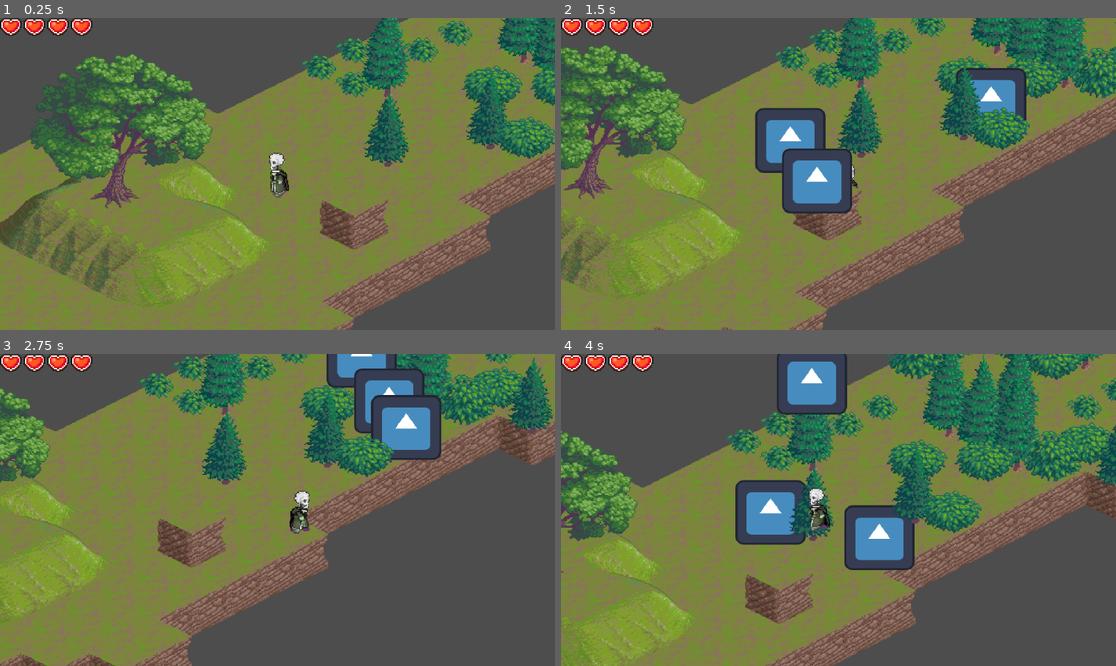
Above: before the commit, frames 1-4 (two rows, left to right).
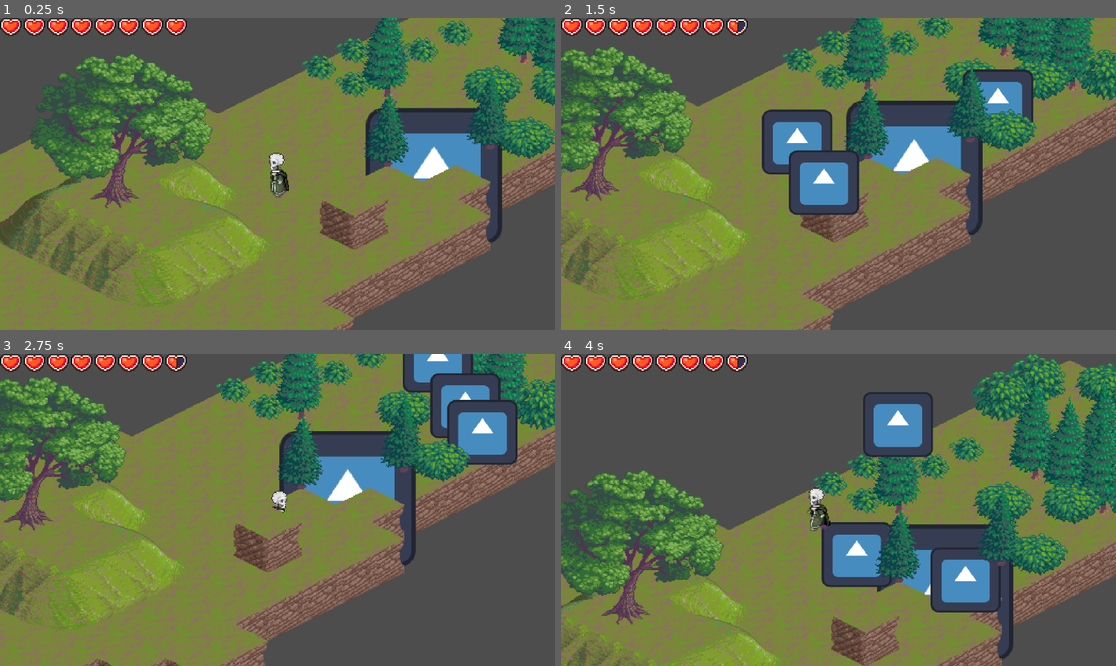
Above: after the commit, the same moments.

Repository: XMNNguyen/ECS179
Game: Godot game, scene res://Scenes/world.tscn
The game is run twice, just before and just after one commit, with the same random seed, the same clock (stepped at 60 frames per second) and the same inputs. The engine's default icon, where the game draws it, is replaced by a stand-in: a white triangle on a blue panel in a dark square.
Inputs:
- Up to frame 1 (0.25 s): no input
- Up to frame 2 (1.5 s): tap Enter at 0.5 s; hold D (right) 0.53-1.28 s; hold S (down) from 1.28 s (still down)
- Up to frame 3 (2.75 s): release S (down) at 2.03 s; hold D (right) from 2.03 s (still down)
- Up to frame 4 (4 s): release D (right) at 2.78 s; hold W (up) 2.78-3.53 s; hold A (left) from 3.53 s (still down)

The runs differ from the first frame. In frame 1, 4.7% of the frame differs, in the area x 17-91%, y 0-73%; in frame 2, 35%; in frame 3, 56%; in frame 4, 65%, in the area x 0-100%, y 0-100%.

Commit message:
finished health ui script and graphics

Diff:
--- a/ecs179_project/Scenes/Heart_Ui.tscn
+++ b/ecs179_project/Scenes/Heart_Ui.tscn
@@ -1,5 +1,6 @@
-[gd_scene load_steps=2 format=3 uid="uid://bwr40pn1tsioi"]
+[gd_scene load_steps=3 format=3 uid="uid://bwr40pn1tsioi"]
 
+[ext_resource type="Script" path="res://Scripts/heart_ui.gd" id="1_07amd"]
 [ext_resource type="Texture2D" uid="uid://cxuyo42ogs2qt" path="res://Assets/heart.png" id="1_aiy75"]
 
 [node name="Panel" type="Panel"]
@@ -7,6 +8,7 @@
 custom_minimum_size = Vector2(45, 38)
 offset_right = 45.0
 offset_bottom = 38.0
+script = ExtResource("1_07amd")
 
 [node name="Sprite2D" type="Sprite2D" parent="."]
 position = Vector2(0, -5)
--- a/ecs179_project/Scenes/hearts.tscn
+++ b/ecs179_project/Scenes/hearts.tscn
@@ -1,19 +1,6 @@
 [gd_scene load_steps=2 format=3 uid="uid://c2ay5rxk3o4ts"]
 
-[ext_resource type="PackedScene" uid="uid://bwr40pn1tsioi" path="res://Scenes/Heart_Ui.tscn" id="1_yr7ol"]
+[ext_resource type="Script" path="res://Scripts/hearts.gd" id="1_cg11p"]
 
 [node name="Hearts" type="HBoxContainer"]
-offset_right = 40.0
-offset_bottom = 40.0
-
-[node name="Panel" parent="." instance=ExtResource("1_yr7ol")]
-layout_mode = 2
-
-[node name="Panel2" parent="." instance=ExtResource("1_yr7ol")]
-layout_mode = 2
-
-[node name="Panel3" parent="." instance=ExtResource("1_yr7ol")]
-layout_mode = 2
-
-[node name="Panel4" parent="." instance=ExtResource("1_yr7ol")]
-layout_mode = 2
+script = ExtResource("1_cg11p")
--- /dev/null
+++ b/ecs179_project/Scenes/test_enemy.tscn
@@ -0,0 +1,23 @@
+[gd_scene load_steps=4 format=3 uid="uid://4m1d73i53aab"]
+
+[ext_resource type="Texture2D" uid="uid://crt0h1217ngnp" path="res://icon.svg" id="1_75mwb"]
+
+[sub_resource type="RectangleShape2D" id="RectangleShape2D_48va6"]
+size = Vector2(120, 120)
+
+[sub_resource type="RectangleShape2D" id="RectangleShape2D_hsf1n"]
+size = Vector2(121, 124)
+
+[node name="Test_enemy" type="CharacterBody2D"]
+
+[node name="hitBox" type="Area2D" parent="."]
+
+[node name="CollisionShape2D" type="CollisionShape2D" parent="hitBox"]
+shape = SubResource("RectangleShape2D_48va6")
+
+[node name="Sprite2D" type="Sprite2D" parent="."]
+texture = ExtResource("1_75mwb")
+
+[node name="CollisionShape2D" type="CollisionShape2D" parent="."]
+position = Vector2(0.5, 0)
+shape = SubResource("RectangleShape2D_hsf1n")
--- a/ecs179_project/Scenes/world.tscn
+++ b/ecs179_project/Scenes/world.tscn
@@ -1,10 +1,12 @@
-[gd_scene load_steps=8 format=3 uid="uid://cusr3f70fll4u"]
+[gd_scene load_steps=10 format=3 uid="uid://cusr3f70fll4u"]
 
+[ext_resource type="Script" path="res://Scripts/world.gd" id="1_5dhhd"]
 [ext_resource type="Texture2D" uid="uid://b1v7hjwwatweq" path="res://Assets/iso-64x64-outside.png" id="1_lsk4u"]
 [ext_resource type="Script" path="res://Scripts/tile_map.gd" id="2_fnfvh"]
 [ext_resource type="PackedScene" uid="uid://dnsb3nki2wygw" path="res://Scenes/Player.tscn" id="3_drjvw"]
 [ext_resource type="PackedScene" uid="uid://cya5icw57awh1" path="res://Scenes/spawner.tscn" id="4_cchqb"]
 [ext_resource type="PackedScene" uid="uid://c2ay5rxk3o4ts" path="res://Scenes/hearts.tscn" id="5_x1rp2"]
+[ext_resource type="PackedScene" uid="uid://4m1d73i53aab" path="res://Scenes/test_enemy.tscn" id="7_va1s3"]
 
 [sub_resource type="TileSetAtlasSource" id="TileSetAtlasSource_ugaeo"]
 resource_name = "Grass"
@@ -1563,6 +1565,10 @@
 
 [node name="World" type="Node2D"]
 y_sort_enabled = true
+script = ExtResource("1_5dhhd")
+
+[node name="Test_enemy" parent="." instance=ExtResource("7_va1s3")]
+position = Vector2(363, -5)
 
 [node name="TileMap" type="TileMap" parent="."]
 unique_name_in_owner = true
--- /dev/null
+++ b/ecs179_project/Scripts/heart_ui.gd
@@ -0,0 +1,21 @@
+extends Panel
+@onready var sprite = $Sprite2D
+
+# Called when the node enters the scene tree for the first time.
+func _ready() -> void:
+	pass # Replace with function body.
+
+
+# Called every frame. 'delta' is the elapsed time since the previous frame.
+func _process(delta: float) -> void:
+	pass
+
+func update(health: bool):
+	if health:
+		sprite.frame = 4 # Generates a whole heart
+	else:
+		sprite.frame = 0 # Generates a heart container
+
+
+func half_update(health: bool): # Generates a half heart
+	sprite.frame = 2
--- /dev/null
+++ b/ecs179_project/Scripts/hearts.gd
@@ -0,0 +1,38 @@
+extends HBoxContainer
+
+@onready var HeartGuiClass = preload("res://Scenes/Heart_Ui.tscn")
+
+func _ready() -> void:
+	pass
+
+
+func _process(delta: float) -> void:
+	pass
+
+
+func setMaxHearts(max:int): # Adds the max amount of heart container nodes
+	for i in range(max):
+		var heart = HeartGuiClass.instantiate()
+		add_child(heart)
+
+
+func updateHearts(currentHealth: float): # Updates the Heart containers
+	var hearts = get_children()
+
+	if currentHealth == int(currentHealth): # If health is a whole number, it will generate whole hearts
+		for i in range(currentHealth):
+			hearts[i].update(true)
+		for i in range(currentHealth, hearts.size()):
+			hearts[i].update(false)
+	else:
+		var whole_hearts = currentHealth # If health is not a whole number, it will generate a half heart for the 0.5 health
+		var indices = 0
+		while whole_hearts >= 1:
+			hearts[indices].update(true)
+			whole_hearts -= 1
+			indices += 1
+
+		for i in range(currentHealth, hearts.size()):
+			hearts[i].update(false)
+
+		hearts[indices].half_update(true)
--- a/ecs179_project/Scripts/player.gd
+++ b/ecs179_project/Scripts/player.gd
@@ -1,5 +1,8 @@
 class_name Player
 extends CharacterBody2D
+
+
+signal healthChange
 
 const MAX_SPEED = 120
 
@@ -7,7 +10,8 @@
 var state = IDLE
 var on_slope: bool = false
 
-var currentHealth: int = 4
+@export var maxHeart: float = 8
+@onready var health: float = maxHeart
 
 
 @onready var animationTree:AnimationTree = $AnimationTree
@@ -143,8 +147,18 @@
 			velocity.y += diagonal_bias
 
 
-
-
-
-func _on_hurt_box_area_entered(area: Area2D) -> void:
-	pass # Replace with function body.
+func _on_hurt_box_area_entered(area: Area2D) -> void: # When a damaging collision hits the player
+	if area.name == "hitBox": # Change this to the name of the collision that will damage the player
+		health -= 0.5
+		if health < 0: # Making sure that health doesn't go negative
+			health = 0
+		healthChange.emit(health)
+		if health == 0:
+			pass # Actions for player death here
+	if area.name == "hitBox2": # This can be the hit box of a boss doing double damage
+		health -= 2
+		if health < 0: # Making sure that health doesn't go negative
+			health = 0
+		healthChange.emit(health)
+		if health == 0:
+			pass # Actions for player death here
--- /dev/null
+++ b/ecs179_project/Scripts/world.gd
@@ -0,0 +1,13 @@
+extends Node2D
+
+@onready var heartContainer = $CanvasLayer/Hearts
+@onready var player = %Player
+
+func _ready() -> void:
+	heartContainer.setMaxHearts(player.maxHeart)
+	heartContainer.updateHearts(player.health)
+	player.healthChange.connect(heartContainer.updateHearts)
+
+
+func _process(delta: float) -> void:
+	pass
